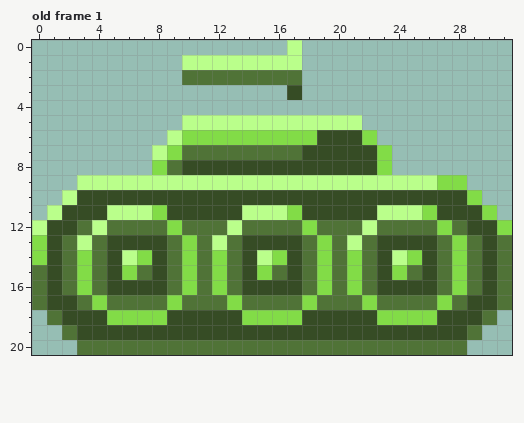
Edited in one commit: pixel-art file (Assets/Sprites/Tanks/Tank Colors.aseprite). The picture above is the old version.
32x21 pixels, 7 frames. Colours within 5 levels of each other are drawn and written as one. Shown: old frame 1. The commit also changed other frames, which this record leaves out.
After:
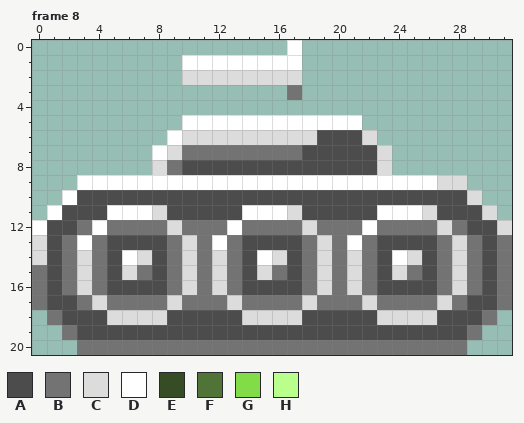
Palette (. is transparent): A #4c4c4c  B #737373  C #dcdcdc  D #ffffff  E #364c25  F #507337  G #82dc47  H #baff8b
A new or re-ordered frame is compared with the old frame closest to it.
The edit:
frames 7 -> 9
Changed rows in their new state; - is an unchanged pixel.
Frame 8 is new; against old frame 1:
first column x 0:
 0 -----------------D--------------
 1 ----------DDDDDDDD--------------
 2 ----------CCCCCCCC--------------
 3 -----------------B--------------
 5 ----------DDDDDDDDDDDD----------
 6 ---------DCCCCCCCCCAAAC---------
 7 --------DCBBBBBBBBAAAAAC--------
 8 --------CBAAAAAAAAAAAAAC--------
 9 ---DDDDDDDDDDDDDDDDDDDDDDDDCC---
10 --DAAAAAAAAAAAAAAAAAAAAAAAAAAC--
11 -DAAADDDCAAAAADDDCAAAAADDDCAAAC-
12 DAABDBBBBCBBBDBBBBCBBBDBBBBCBAAC
13 CABDBAAAABCBDBAAAABCBDBAAAABCBAB
14 CABCBADCABCBCBADCABCBCBADCABCBAB
15 BABCBACBABCBCBACBABCBCBACBABCBAB
16 BABCBAAAABCBCBAAAABCBCBAAAABCBAB
17 BAABCBBBBCBBBCBBBBCBBBCBBBBCBAAB
18 -BAAACCCCAAAAACCCCAAAAACCCCAAAB-
19 --BAAAAAAAAAAAAAAAAAAAAAAAAAAB--
20 ---BBBBBBBBBBBBBBBBBBBBBBBBBB---
Pixel boxes of the changes (left, top, right, bottom) in both pictures:
changed: (32, 40, 512, 355)
